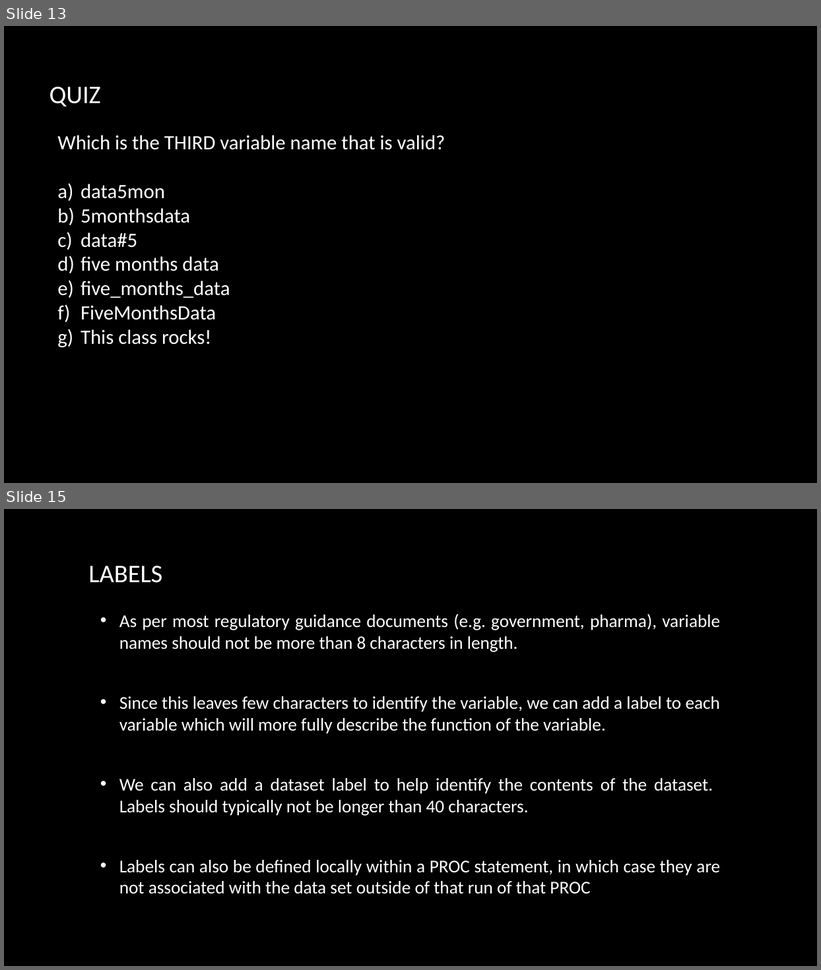
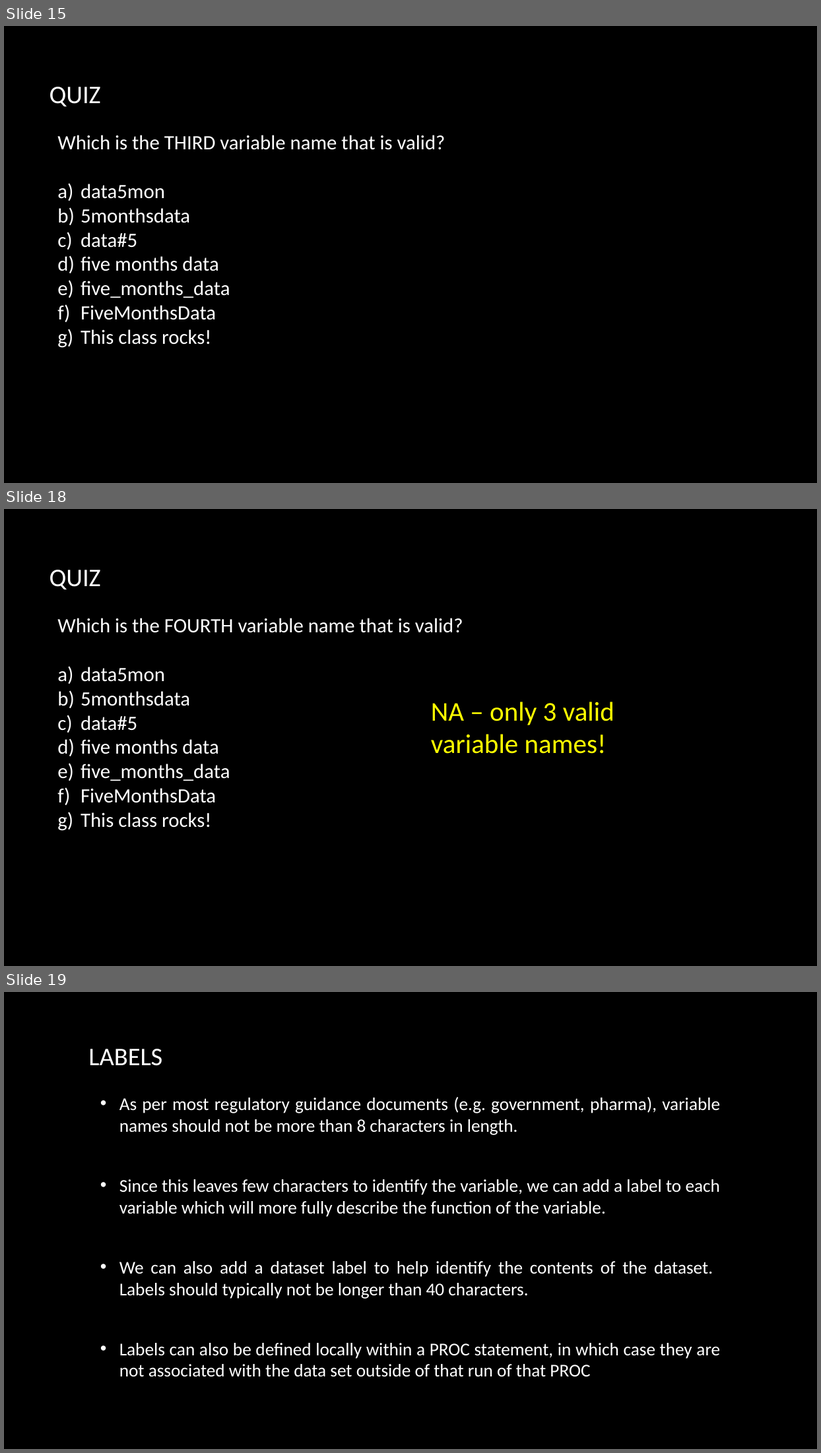
Before and after one commit to kgfitzgerald/stat-7500, a slide deck: files/slides/SAS2.pptx. Shown one above the other, each under a label of ours: slides 13 and 15 before the commit, slides 15, 18 and 19 after it; the slides between them are not shown. The pictures are 821x970 and 821x1453 pixels, drawn with LibreOffice and Linux fonts; fonts in the diff are those of the drawing; background and template pictures are left out. Boxes give left, top, right and bottom in pixels: in the first picture for what was removed or moved away, otherwise in the second. Text is boxed around its words. In the diff, an @@ line names an element or a change of style, - is before the commit and + after.

```diff
--- a/files/slides/SAS2.pptx
+++ b/files/slides/SAS2.pptx
@@ slide 18 added at [4,509,817,966], background picture (left out) @@
@@ text added at [50,570,101,590], 30 pt, text #FFFFFF @@
+QUIZ
@@ text added at [57,618,463,828], 24 pt, text #FFFFFF @@
+Which is the FOURTH variable name that is valid?
+a) data5mon
+b) 5monthsdata
+c) data#5
+d) five months data
+e) five_months_data
+f) FiveMonthsData
+g) This class rocks!
@@ text added at [431,702,614,754], 32 pt, text #FFFF00 @@
+NA – only 3 valid variable names!
@@ page number added at [689,900,725,925], 10 pt, text #000000 @@
+18
@@ what was slide 13 is now slide 15 @@
@@ what was slide 15 is now slide 19 @@
```
Also in this commit, not shown: 9 other slides added, 5 other files.
